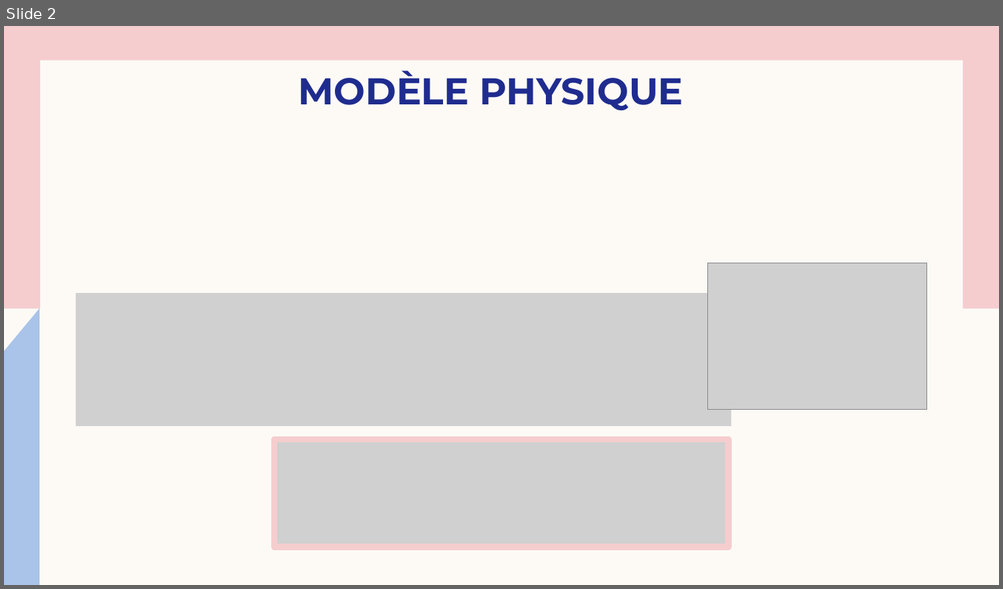
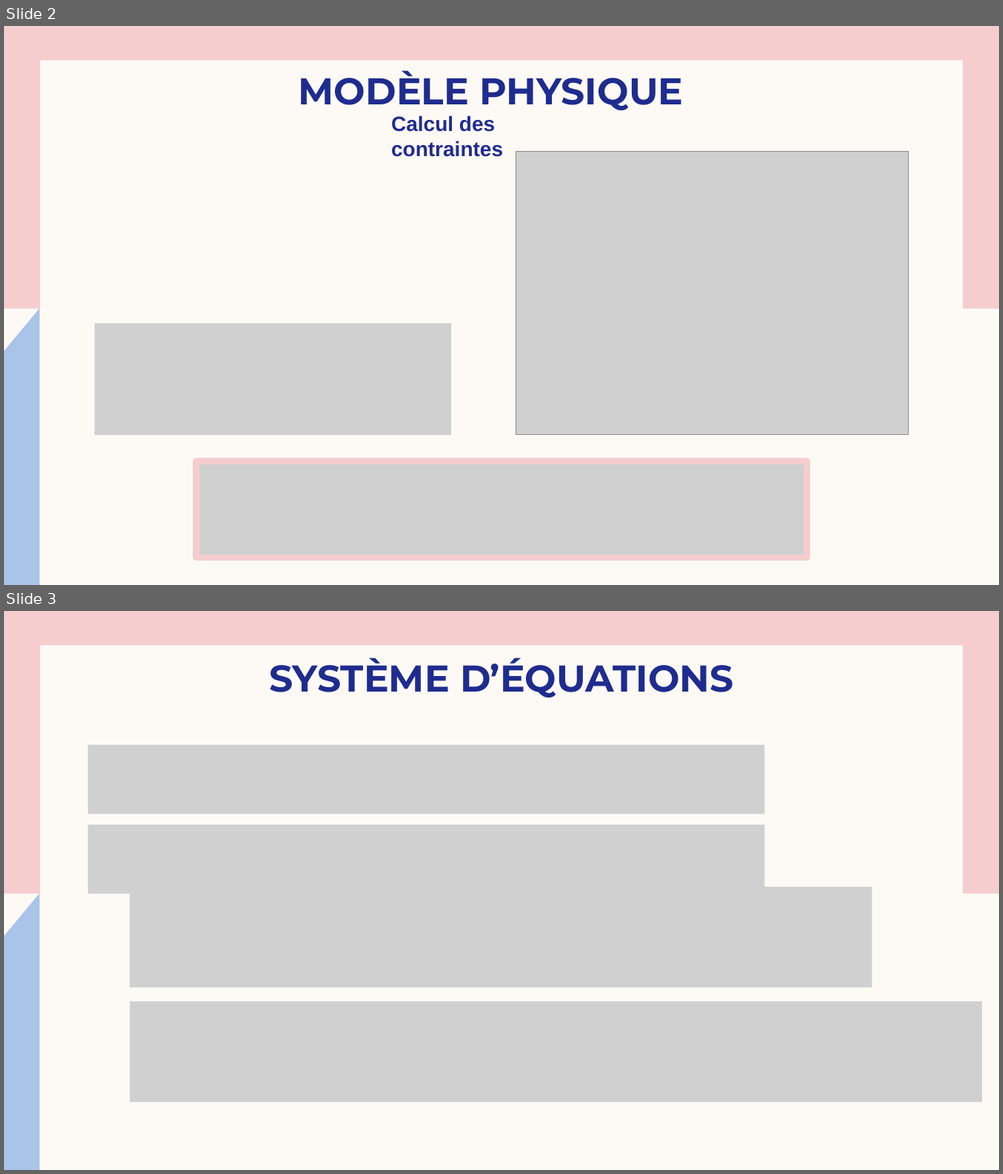
Before and after one commit to Josephine-gith/VS, a slide deck: PPT/Viscoplastic Squeeze pptGE.pptx. Shown one above the other, each under a label of ours: slide 2 before the commit, slides 2 and 3 after it. The pictures are 1003x589 and 1003x1174 pixels, drawn with LibreOffice and Linux fonts; fonts in the diff are those of the drawing; grey boxes stand for pictures. Boxes give left, top, right and bottom in pixels: in the first picture for what was removed or moved away, otherwise in the second. Text is boxed around its words. In the diff, an @@ line names an element or a change of style, - is before the commit and + after.

```diff
--- a/PPT/Viscoplastic Squeeze pptGE.pptx
+++ b/PPT/Viscoplastic Squeeze pptGE.pptx
@@ slide 3 added at box(4, 611, 999, 1170), background #FDFAF6; not listed: 4 template elements that a slide beside it also shows @@
@@ title added at box(270, 658, 733, 698), 36 pt, text #1F2C8F, bold @@
+SYSTÈME D’ÉQUATIONS
@@ picture added at box(88, 744, 764, 814) @@
@@ picture added at box(88, 825, 764, 894) @@
@@ picture added at box(129, 887, 872, 988) @@
@@ rectangle added at box(399, 888, 743, 1170), fill #FDFAF6 @@
@@ picture added at box(129, 1002, 982, 1102) @@
@@ slide 2 changed as well @@
@@ text added at box(391, 116, 503, 157), 20 pt, text #1F2C8F, bold @@
+Calcul des contraintes
@@ picture added at box(516, 151, 908, 435) @@
@@ picture removed at box(708, 264, 927, 409) @@
@@ picture: place and size @@
-picture at box(76, 293, 731, 426)
+picture at box(94, 323, 451, 436)
@@ picture: place and size @@
-picture at box(274, 440, 728, 548)
+picture at box(196, 462, 807, 559)
```
Also in this commit, not shown: 3 other slides changed, 3 other slides added, 8 other files.
